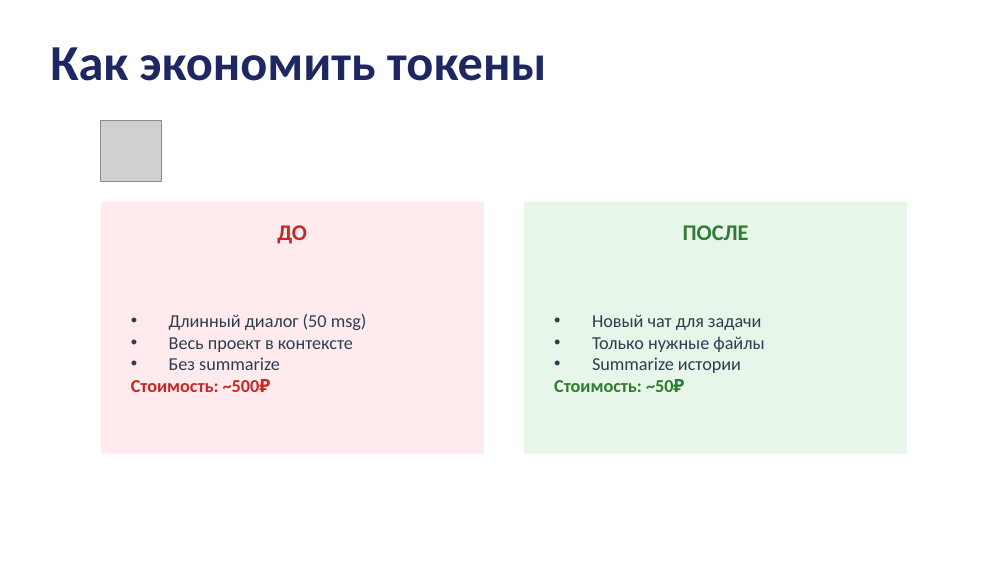
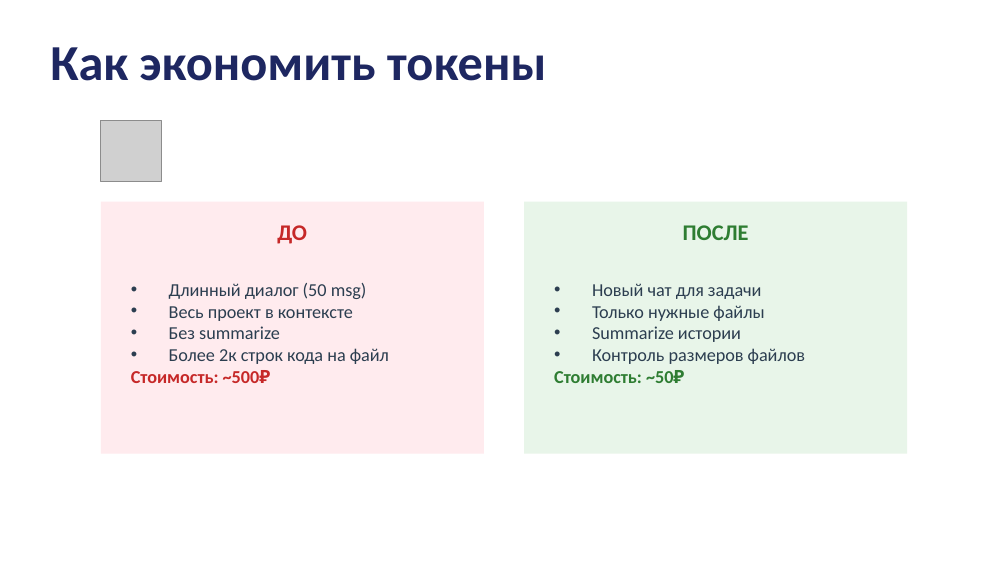
Before and after one commit to Air-Erik/workshop-ai, a slide deck: slide 23 of docs/slides/AI_Cursor_Workshop.pptx. Drawn at 1008x567 pixels with LibreOffice and Linux fonts; fonts in the diff are those of the drawing; grey boxes stand for pictures. Boxes give left, top, right and bottom in pixels: in the first picture for what was removed or moved away, otherwise in the second. Text is boxed around its words. In the diff, an @@ line names an element or a change of style, - is before the commit and + after.

```diff
--- a/docs/slides/AI_Cursor_Workshop.pptx
+++ b/docs/slides/AI_Cursor_Workshop.pptx
@@ text "Длинный диалог (50 msg)": place and size @@
-text "Длинный диалог (50 msg)" at box(131, 314, 367, 392)
+text "Длинный диалог (50 msg)" at box(131, 283, 389, 383)
@@ text "Новый чат для задачи": place and size @@
-text "Новый чат для задачи" at box(554, 314, 764, 392)
+text "Новый чат для задачи" at box(554, 283, 805, 383)
@@ text at box(169, 348, 389, 364): paragraph added @@
+• Более 2к строк кода на файл
@@ text at box(592, 348, 805, 364): paragraph added @@
+• Контроль размеров файлов
```
Also in this commit, not shown: 5 other slides changed.
